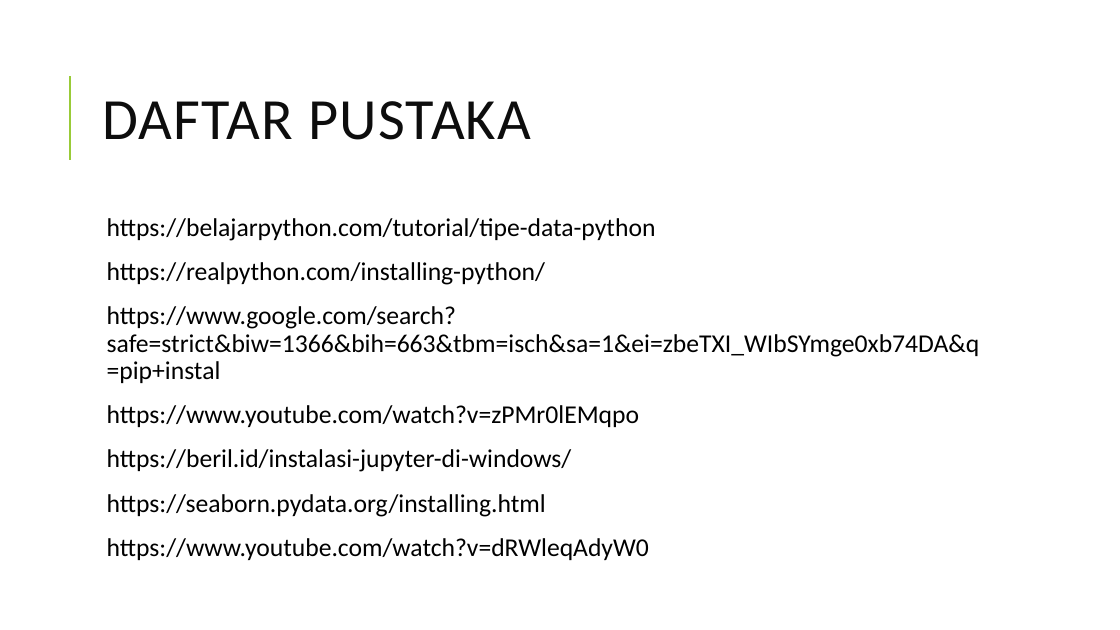
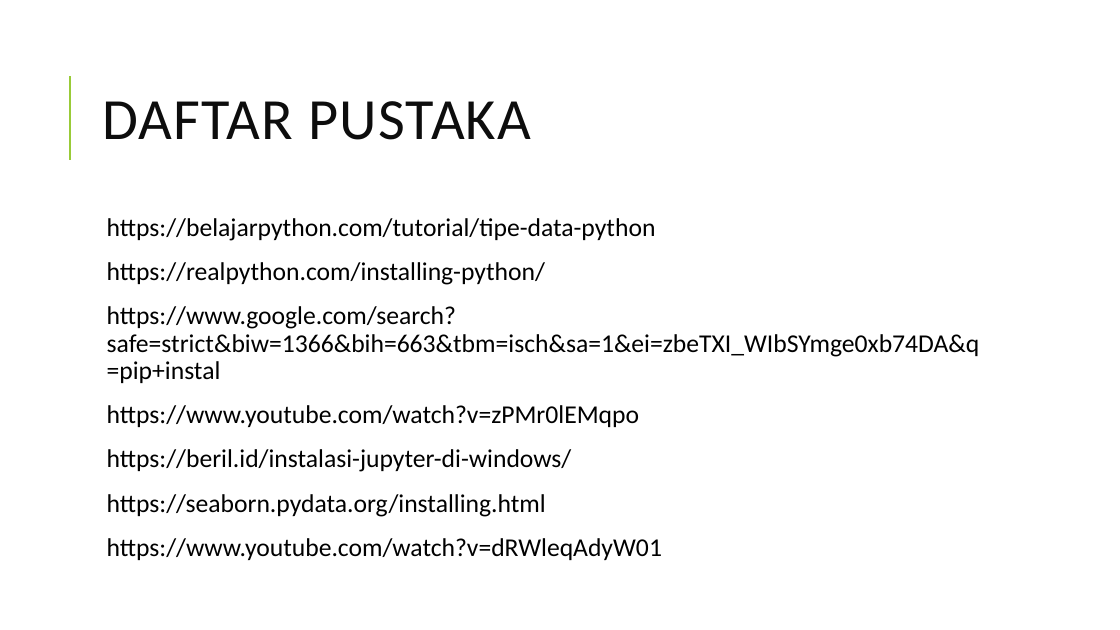
Before and after one commit to dinuryahbn/PengantarDeepLearning, a slide deck: slide 31 of Tugas1/pengenalan phyton.pptx. Drawn at 1120x630 pixels with LibreOffice and Linux fonts; fonts in the diff are those of the drawing. Boxes give left, top, right and bottom in pixels: in the first picture for what was removed or moved away, otherwise in the second. Text is boxed around its words. In the diff, an @@ line names an element or a change of style, - is before the commit and + after.

Commit message:
Penambahan Materi
update Jupyter dan Seaborn

```diff
--- a/Tugas1/pengenalan phyton.pptx
+++ b/Tugas1/pengenalan phyton.pptx
@@ text at box(107, 538, 662, 560): text changed @@
-  https://www.youtube.com/watch?v=dRWleqAdyW0
+  https://www.youtube.com/watch?v=dRWleqAdyW01
```
